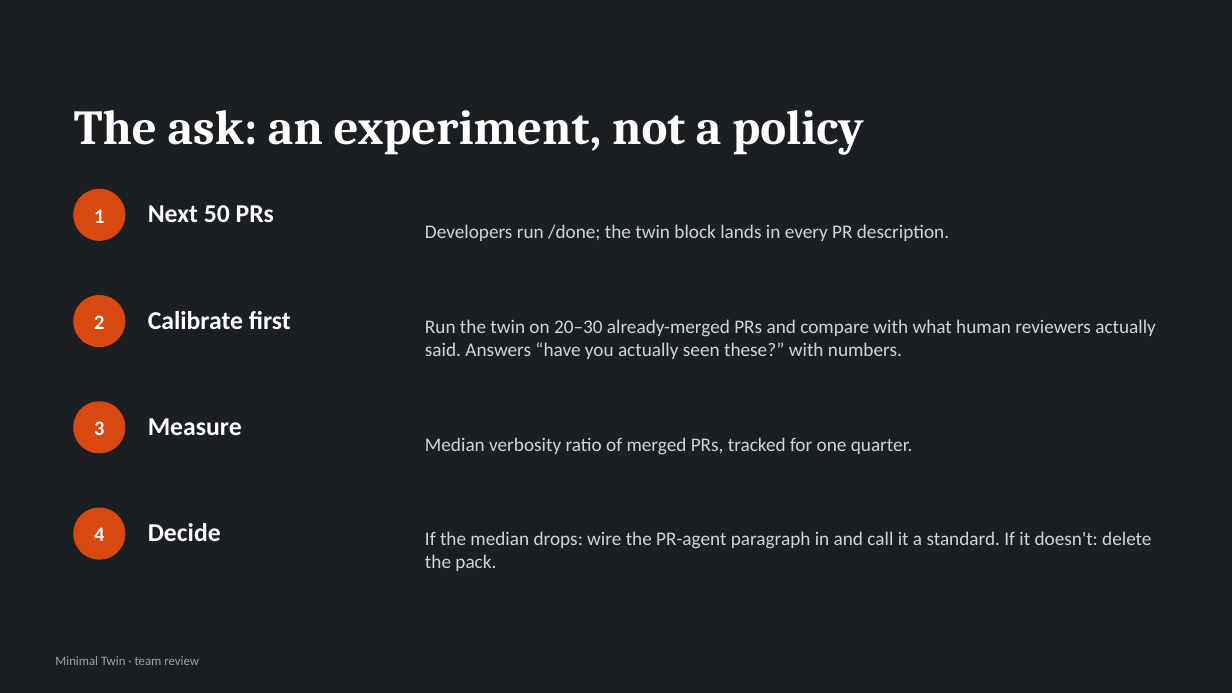
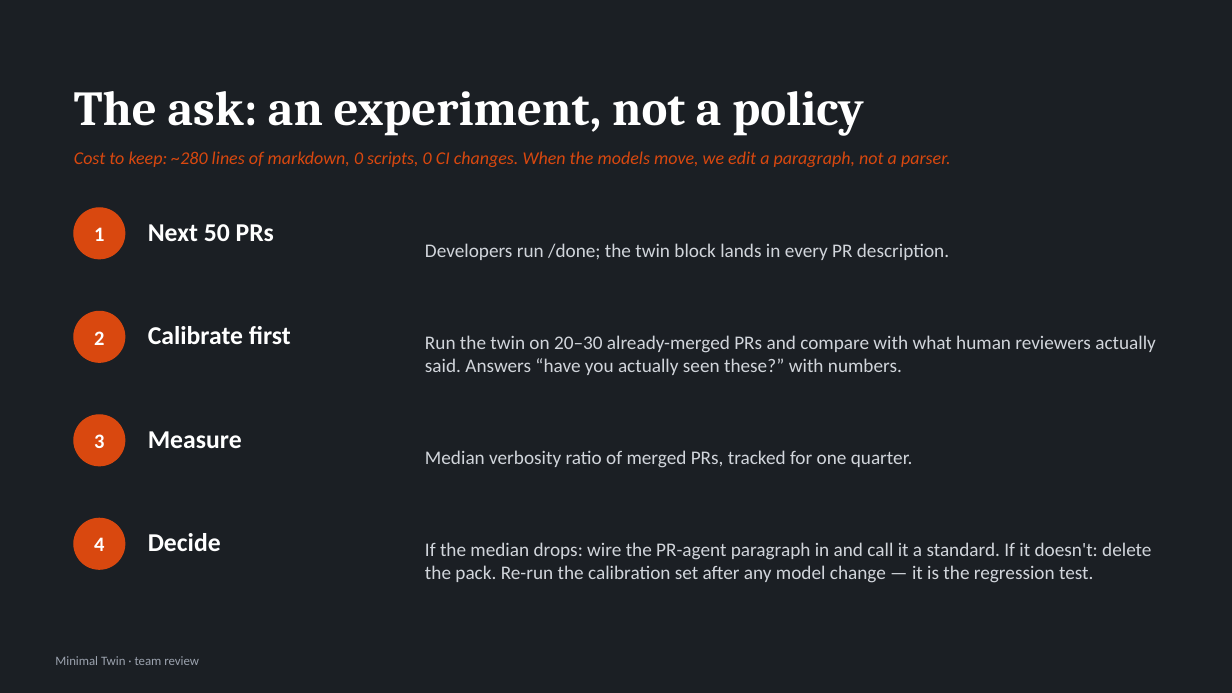
Before and after one commit to fork-demon/code-quality, a slide deck: slide 9 of demo/minimal-twin.pptx (slide 10 before the commit). Drawn at 1232x693 pixels with LibreOffice and Linux fonts; fonts in the diff are those of the drawing. Boxes give left, top, right and bottom in pixels: in the first picture for what was removed or moved away, otherwise in the second. Text is boxed around its words. In the diff, an @@ line names an element or a change of style, - is before the commit and + after.

```diff
--- a/demo/minimal-twin.pptx
+++ b/demo/minimal-twin.pptx
@@ text "The ask: an experiment, not ...": place and size @@
-text "The ask: an experiment, not ..." at (74, 110, 863, 154)
+text "The ask: an experiment, not ..." at (74, 91, 863, 136)
@@ text added at (74, 151, 950, 167), 14 pt, text #D9480F, italic @@
+Cost to keep: ~280 lines of markdown, 0 scripts, 0 CI changes. When the models move, we edit a paragraph, not a parser.
@@ 3 texts, 1 ellipse: place and size @@
-3 texts, 1 ellipse at (74, 189, 949, 241)
+3 texts, 1 ellipse at (74, 208, 949, 260)
@@ 6 texts, 2 ellipses: place and size @@
-6 texts, 2 ellipses at (74, 296, 1156, 455)
+6 texts, 2 ellipses at (74, 311, 1156, 468)
@@ 2 texts, 1 ellipse: place and size @@
-2 texts, 1 ellipse at (74, 508, 221, 559)
+2 texts, 1 ellipse at (74, 518, 221, 569)
@@ text at (425, 542, 1151, 583): text changed @@
-If the median drops: wire the PR-agent paragraph in and call it a standard. If it doesn't: delete the pack.
+If the median drops: wire the PR-agent paragraph in and call it a standard. If it doesn't: delete the pack. Re-run the calibration set after any model change — it is the regression test.
```
Also in this commit, not shown: 4 other slides changed, 1 slide removed.
